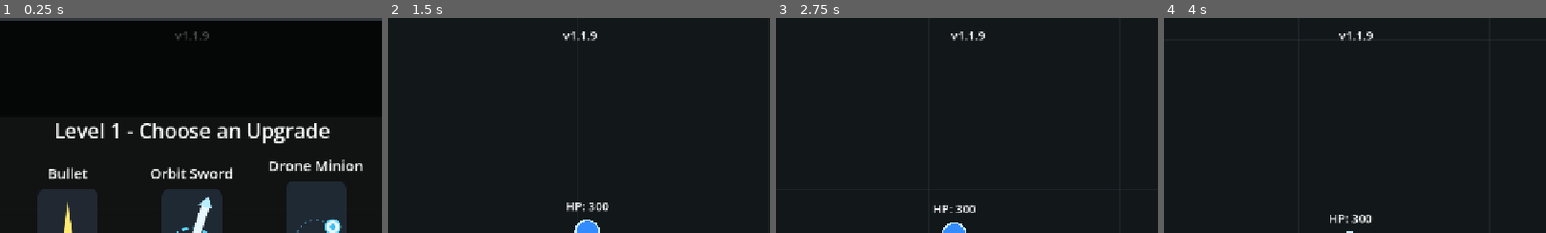
Above: before the commit, frames 1-4 (left to right).
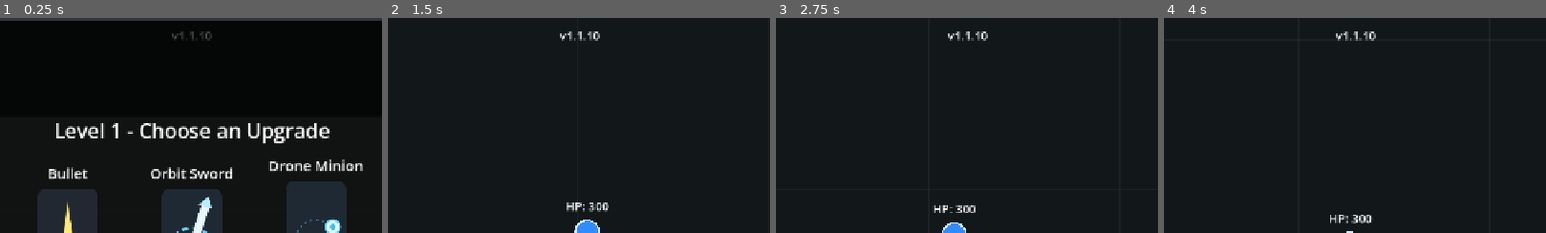
Above: after the commit, the same moments.

Repository: Tangoyzx/TraeRemoteGame
Game: Godot game, scene res://scenes/main.tscn
The game is run twice, just before and just after one commit, with the same random seed, the same clock (stepped at 60 frames per second) and the same inputs.
Inputs (mouse positions are % of the whole screen's width and height, from its top left):
- Up to frame 1 (0.25 s): no input
- Up to frame 2 (1.5 s): click (34, 53) at 0.52 s; move the mouse to (72, 45) at 1.27 s; click (72, 45) at 1.42 s
- Up to frame 3 (2.75 s): move the mouse to (30, 55) at 2.02 s; click (30, 55) at 2.17 s
- Up to frame 4 (4 s): tap Enter at 2.75 s; move the mouse to (60, 28) at 2.77 s; click (60, 28) at 2.92 s; tap Space at 3.5 s; move the mouse to (45, 70) at 3.52 s; click (45, 70) at 3.67 s
The pictures show only the part of the screen within x 25-75%, y 0-50%; the shares and areas given below are measured in that part.

The runs differ from the first frame. In frame 1, 0.2% of the frame differs, in the area x 45-56%, y 6-11%; in frame 2, 0.3%; in frame 3, 0.3%; in frame 4, 0.3%.

Commit message:
fix(pages): gzip 预压缩 wasm + 移除 AGENTS.md 规则 2 + bump v1.1.10

Diff:
--- a/scripts/main.gd
+++ b/scripts/main.gd
@@ -18,7 +18,7 @@
 const LEVEL_REQUIRED_SCORES := [0, 20, 200, 99999]
 # 游戏版本号,显示在屏幕顶部居中。
 # 规则:合并到远端 main 前,若无特殊说明则末位自动 +1(如 1.0.0 → 1.0.1)。
-const GAME_VERSION := "v1.1.9"
+const GAME_VERSION := "v1.1.10"
 const UPGRADE_IMAGE_SIZE := Vector2(100.0, 200.0)
 const BASIC_ENEMY_RADIUS := 18.0
 const BASIC_ENEMY_SPEED := 115.0
Not shown, changed: .github/workflows/deploy-pages.yml
Not shown, changed: AGENTS.md
